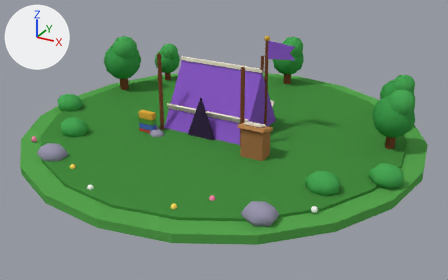
The Blender file blender/models/bld_biblio_1.blend, before and after one commit.
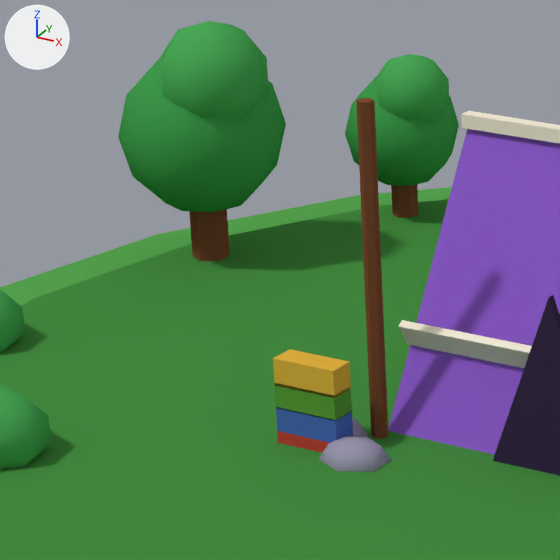
Old and new are each drawn whole from a 50 mm lens placed at (8.74, -15.85, 7.57), pointed at (0.33, -0.56, -0.08) and again close up on the part from 17% to 45% of the width and 11% to 56% of the height. The axes (+X, +Y, +Z) are drawn at upper left. The lights are the same throughout. The older version's two pictures come first.

The first close-up shows 'box.001', 'box.009', 'cyl', 'ground', 'ground2', 'opening', 'sph.003', 'sph.004', 'sph.007', 'sph.008', 'sph.013', 'tent' and 9 more.
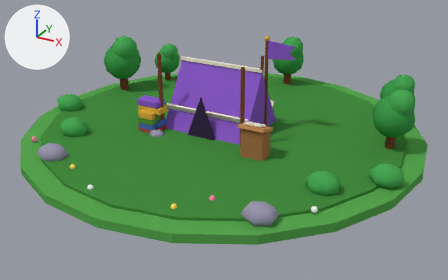
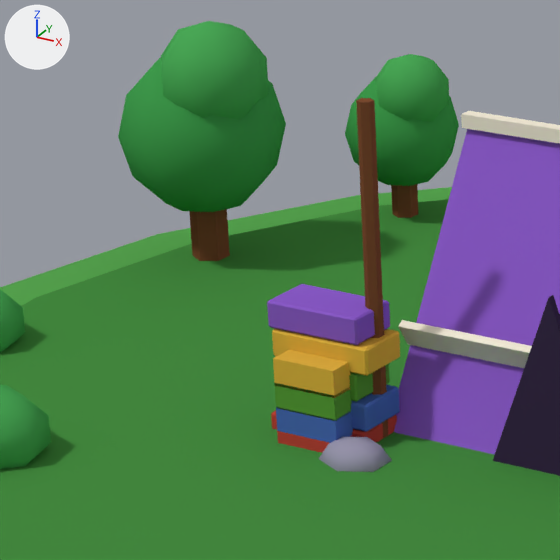
The change, as a diff of the scene's bpy script:
```diff
--- a/blender/models/bld_biblio_1.blend.py
+++ b/blender/models/bld_biblio_1.blend.py
@@ me_box_017 @@
+me_box_017.from_pydata(...)  # a box spanning x -0.376..0.376, y -0.21..0.21, z 0.0..0.2
+me_box_017.materials.append(mat_m_8a5ac8)  # purple #8a5ac8
@@ me_box_016 @@
+me_box_016.from_pydata(...)  # a box spanning x -0.4..0.4, y -0.21..0.21, z 0.0..0.2
+me_box_016.materials.append(mat_m_e0b040)  # yellow #e0b040
@@ me_box_015 @@
+me_box_015.from_pydata(...)  # a box spanning x -0.352..0.352, y -0.21..0.21, z 0.0..0.2
+me_box_015.materials.append(mat_m_5a9a3a)  # green #5a9a3a
@@ me_box_014 @@
+me_box_014.from_pydata(...)  # a box spanning x -0.376..0.376, y -0.21..0.21, z 0.0..0.2
+me_box_014.materials.append(mat_m_4a6ab8)  # blue #4a6ab8
@@ ob_box_017 @@
+ob_box_017 = bpy.data.objects.new('box.017', me_box_017)
+ob_box_017.location = (-1.95, -1.1, 0.84)
+_m = ob_box_017.modifiers.new('bevel', 'BEVEL')
+_m.width = 0.015
+_m.width_pct = 0.015
@@ ob_box_016 @@
+ob_box_016 = bpy.data.objects.new('box.016', me_box_016)
+ob_box_016.location = (-1.9, -1.1, 0.63)
+_m = ob_box_016.modifiers.new('bevel', 'BEVEL')
+_m.width = 0.015
+_m.width_pct = 0.015
@@ ob_box_015 @@
+ob_box_015 = bpy.data.objects.new('box.015', me_box_015)
+ob_box_015.location = (-1.95, -1.1, 0.42)
+_m = ob_box_015.modifiers.new('bevel', 'BEVEL')
+_m.width = 0.015
+_m.width_pct = 0.015
@@ ob_box_014 @@
+ob_box_014 = bpy.data.objects.new('box.014', me_box_014)
+ob_box_014.location = (-1.9, -1.1, 0.21)
+_m = ob_box_014.modifiers.new('bevel', 'BEVEL')
+_m.width = 0.015
+_m.width_pct = 0.015
```

Where the change shows, as pixel boxes [x1, y1, x2, y2] in the close-ups (560 x 560 px):
'box.017', added (purple): after [267, 284, 390, 345]
'box.016', added (yellow): after [272, 328, 400, 376]
'box.014', added (blue): after [351, 384, 400, 432]
'box.015', added (green): after [349, 364, 390, 402]
